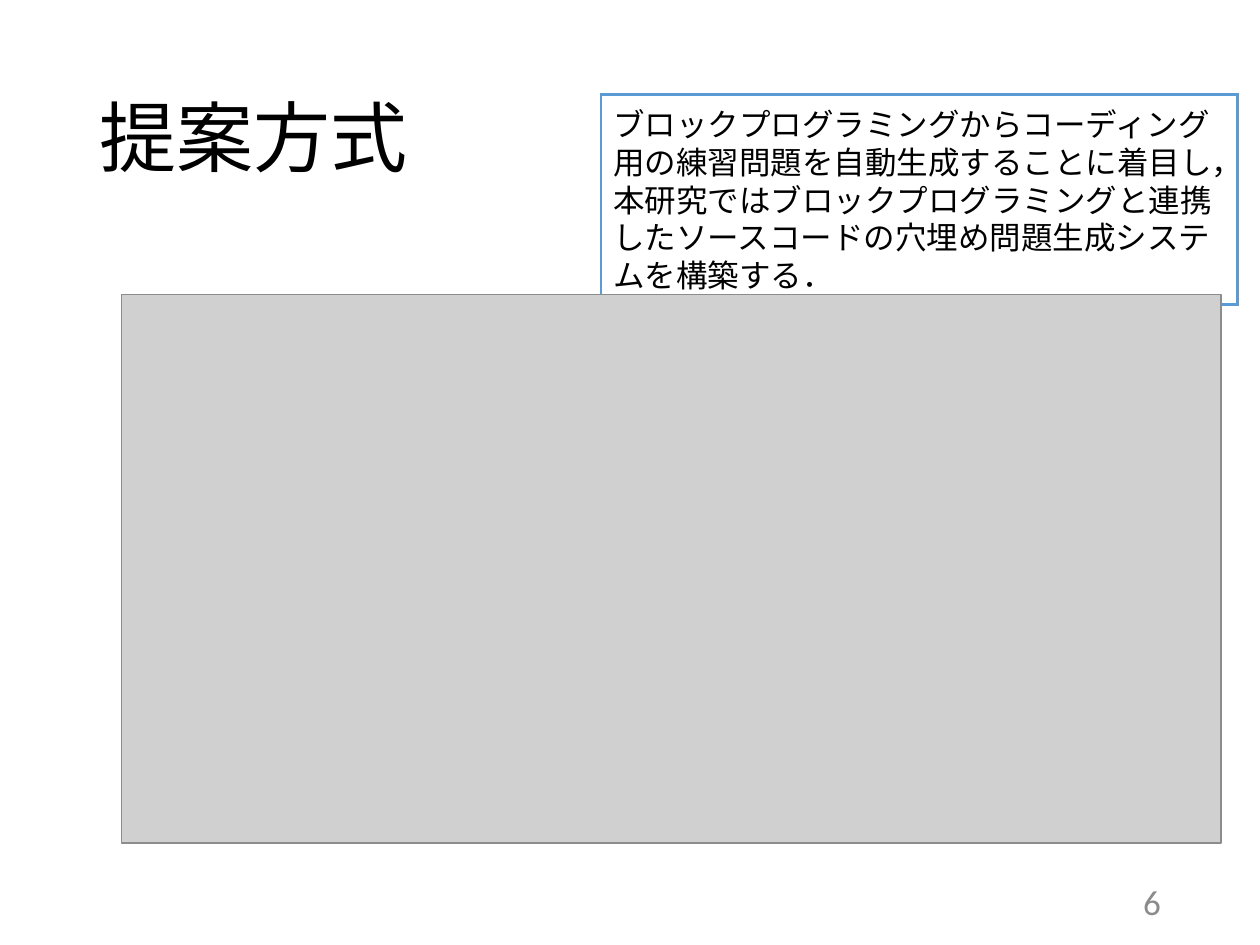
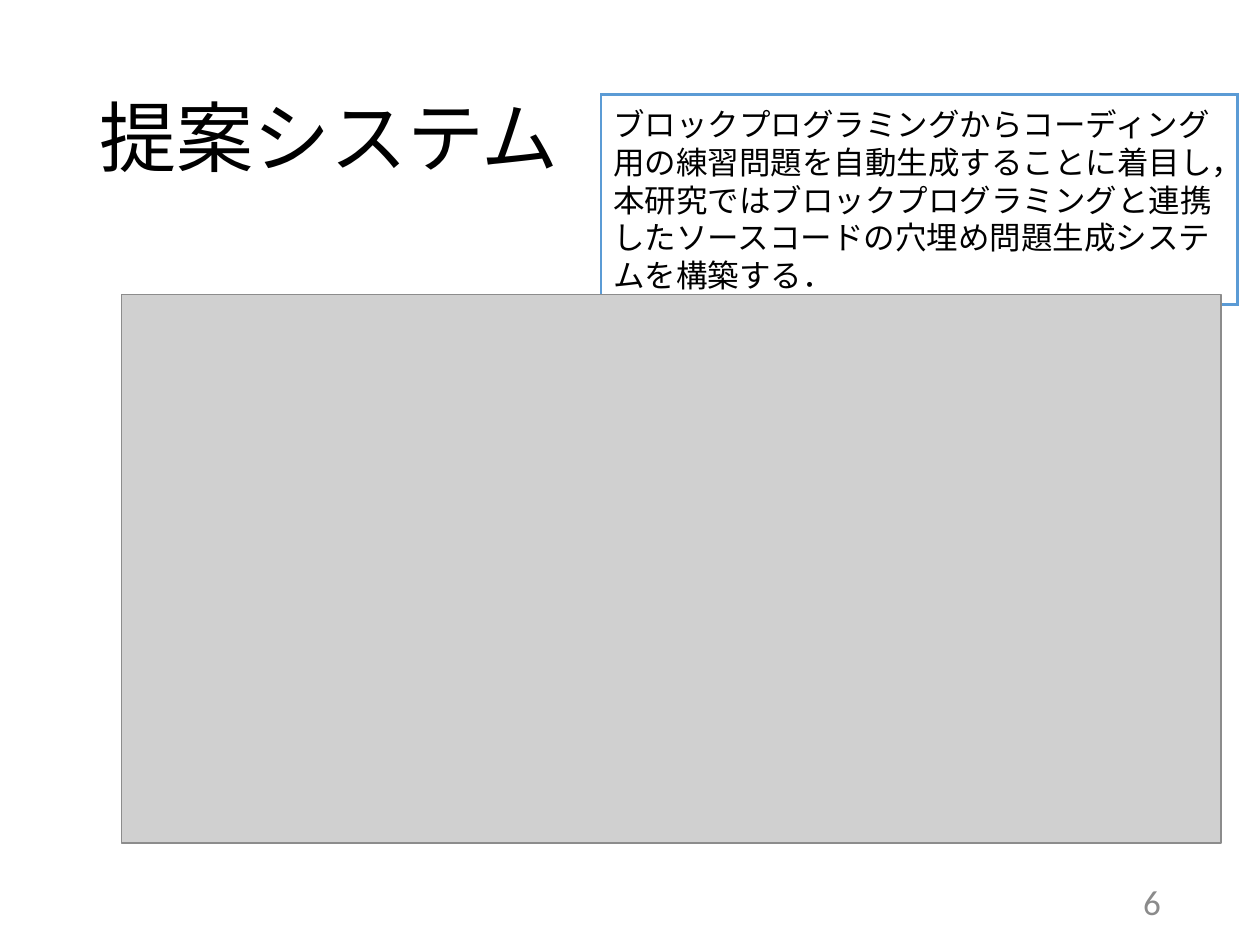
Before and after one commit to kait-takanolab/1821121-shimaoka-thesis, a slide deck: slide 6 of 1821121_shimaoka_thesis.pptx. Drawn at 1260x945 pixels with LibreOffice and Linux fonts; fonts in the diff are those of the drawing; grey boxes stand for pictures. Boxes give left, top, right and bottom in pixels: in the first picture for what was removed or moved away, otherwise in the second. Text is boxed around its words. In the diff, an @@ line names an element or a change of style, - is before the commit and + after.

```diff
--- a/1821121_shimaoka_thesis.pptx
+++ b/1821121_shimaoka_thesis.pptx
@@ title at (99, 101, 559, 172): text changed @@
-提案方式
+提案システム
```
Also in this commit, not shown: 10 other slides changed, 2 slides added, 3 slides removed.
